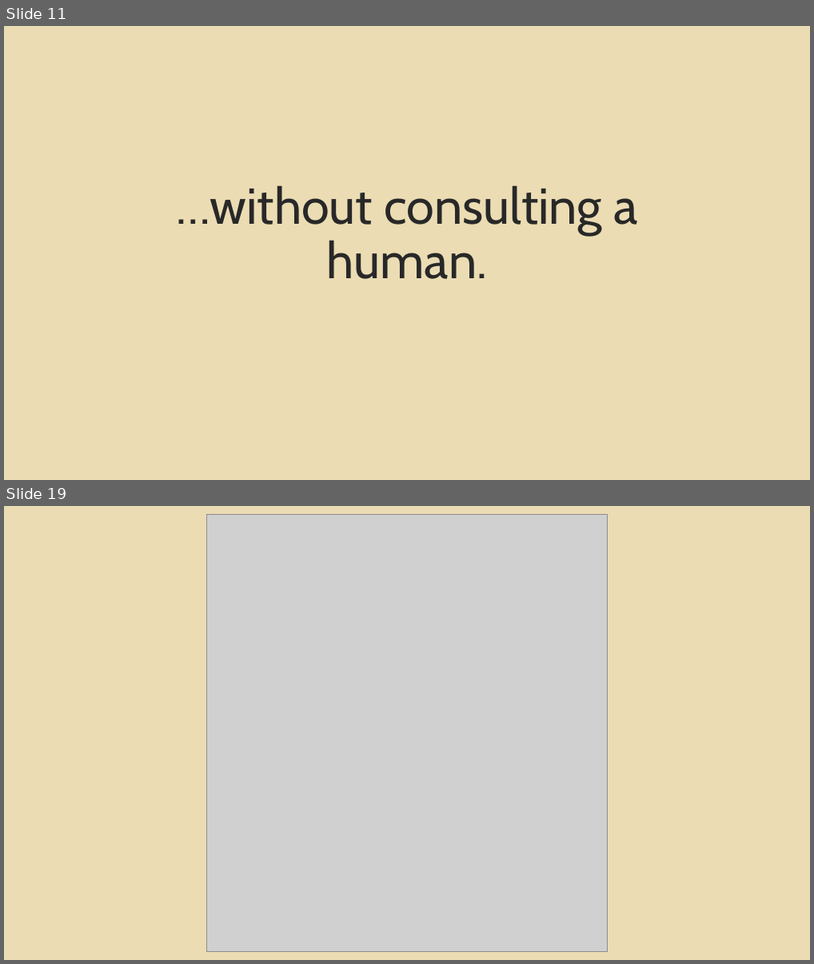
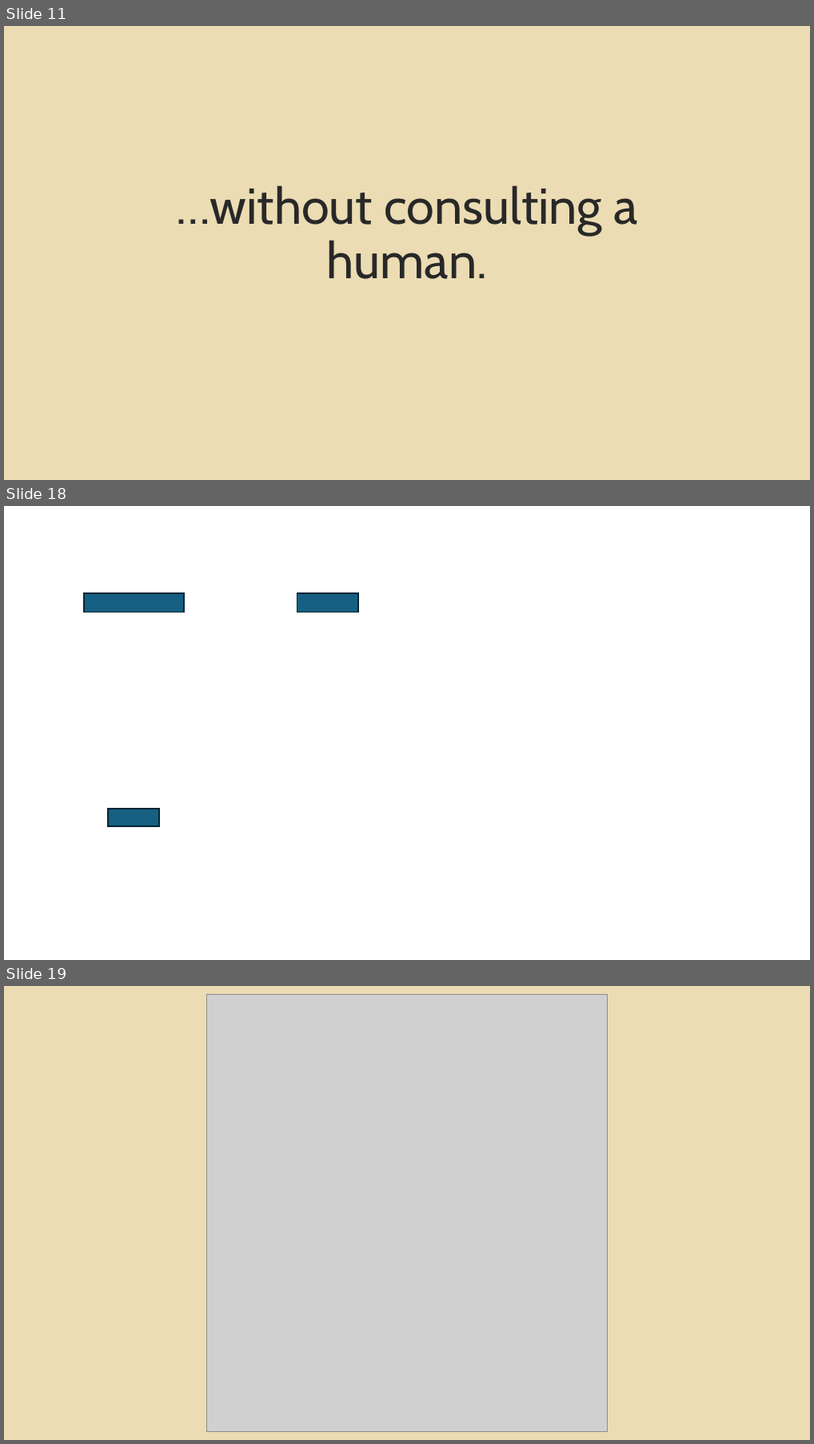
Before and after one commit to theaj42/presentations, a slide deck: Agentic_Threat_Intel/2026-01-21_Agentic-Threat-Intel-Presentation_compatible.ppt. Shown one above the other, each under a label of ours: slides 11 and 19 before the commit, slides 11, 18 and 19 after it; the slides between them are not shown. The pictures are 814x964 and 814x1444 pixels, drawn with LibreOffice and Linux fonts; fonts in the diff are those of the drawing; grey boxes stand for pictures; background and template pictures are left out. Boxes give left, top, right and bottom in pixels: in the first picture for what was removed or moved away, otherwise in the second. Text is boxed around its words. In the diff, an @@ line names an element or a change of style, - is before the commit and + after.

```diff
--- a/Agentic_Threat_Intel/2026-01-21_Agentic-Threat-Intel-Presentation_compatible.ppt
+++ b/Agentic_Threat_Intel/2026-01-21_Agentic-Threat-Intel-Presentation_compatible.ppt
@@ slide 18 added at [4, 506, 810, 960], background picture (left out) @@
@@ rectangle added at [84, 593, 184, 612], fill #156082, outline #042433 1.5 pt @@
@@ rectangle added at [297, 593, 358, 612], fill #156082, outline #042433 1.5 pt @@
@@ rectangle added at [108, 808, 159, 826], fill #156082, outline #042433 1.5 pt @@
```
Also in this commit, not shown: 4 slides changed, 1 slide removed, 3 other files.
